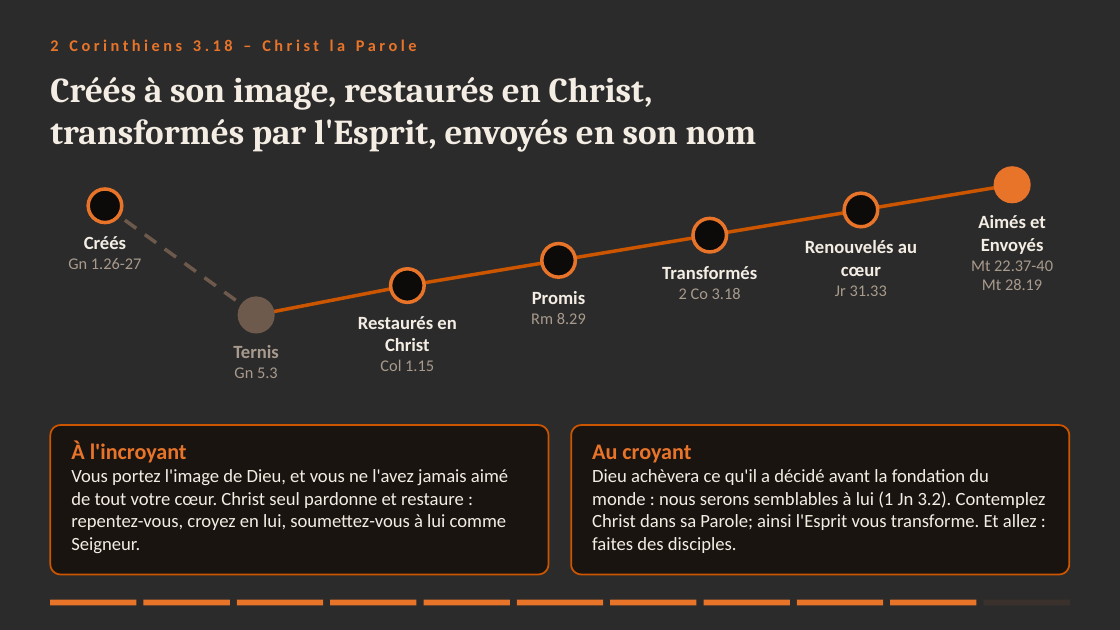
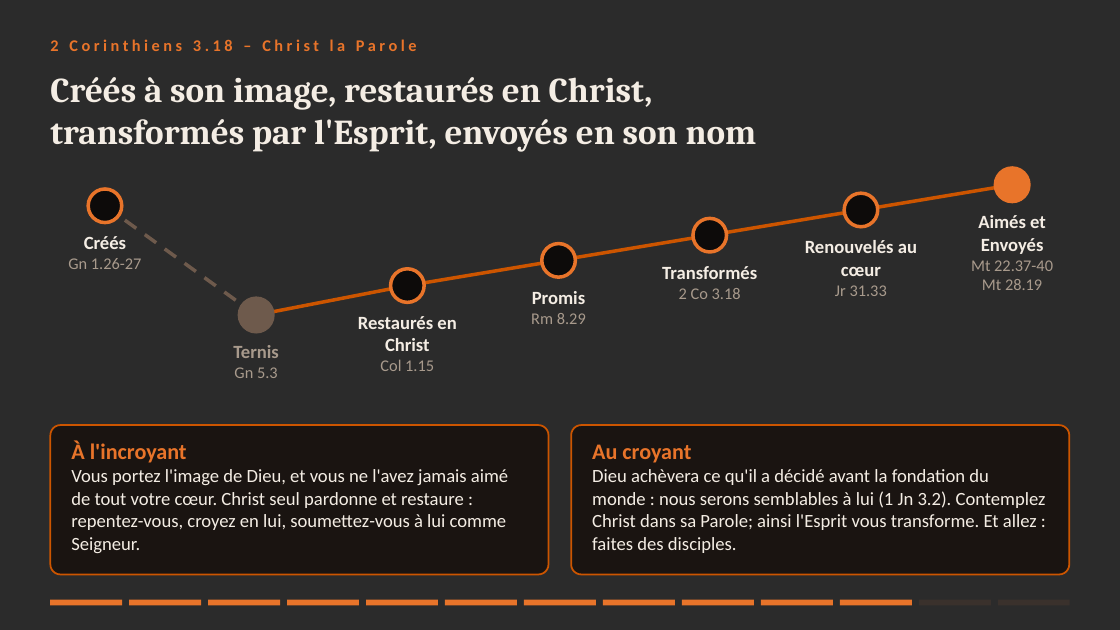
Before and after one commit to agbruneau/Prospection, a slide deck: slide 11 of Presentation-A-l-image-de-Christ.pptx. Drawn at 1120x630 pixels with LibreOffice and Linux fonts; fonts in the diff are those of the drawing; background and template pictures are left out; a plain dark background stands for a picture behind light text. Boxes give left, top, right and bottom in pixels: in the first picture for what was removed or moved away, otherwise in the second. Text is boxed around its words. In the diff, an @@ line names an element or a change of style, - is before the commit and + after.

```diff
--- a/Presentation-A-l-image-de-Christ.pptx
+++ b/Presentation-A-l-image-de-Christ.pptx
@@ rectangle: place and size @@
-rectangle at (50, 600, 137, 606)
+rectangle at (50, 600, 123, 606)
@@ rectangle: place and size @@
-rectangle at (144, 600, 230, 606)
+rectangle at (129, 600, 202, 606)
@@ rectangle: place and size @@
-rectangle at (237, 600, 323, 606)
+rectangle at (208, 600, 281, 606)
@@ rectangle added at (287, 600, 360, 606), fill #E8742A @@
@@ rectangle: place and size @@
-rectangle at (330, 600, 417, 606)
+rectangle at (366, 600, 439, 606)
@@ rectangle: place and size @@
-rectangle at (423, 600, 510, 606)
+rectangle at (445, 600, 518, 606)
@@ rectangle: place and size @@
-rectangle at (517, 600, 603, 606)
+rectangle at (524, 600, 597, 606)
@@ rectangle: place and size @@
-rectangle at (610, 600, 697, 606)
+rectangle at (603, 600, 676, 606)
@@ rectangle: place and size @@
-rectangle at (704, 600, 791, 606)
+rectangle at (682, 600, 755, 606)
@@ rectangle: place and size @@
-rectangle at (891, 600, 977, 606)
+rectangle at (761, 600, 833, 606)
@@ rectangle: place and size @@
-rectangle at (797, 600, 884, 606)
+rectangle at (840, 600, 912, 606)
@@ rectangle added at (919, 600, 991, 606), fill #3A312C @@
@@ rectangle: place and size @@
-rectangle at (984, 600, 1070, 606)
+rectangle at (998, 600, 1070, 606)
```
Also in this commit, not shown: 10 other slides changed, 2 slides added, 2 slides removed.
